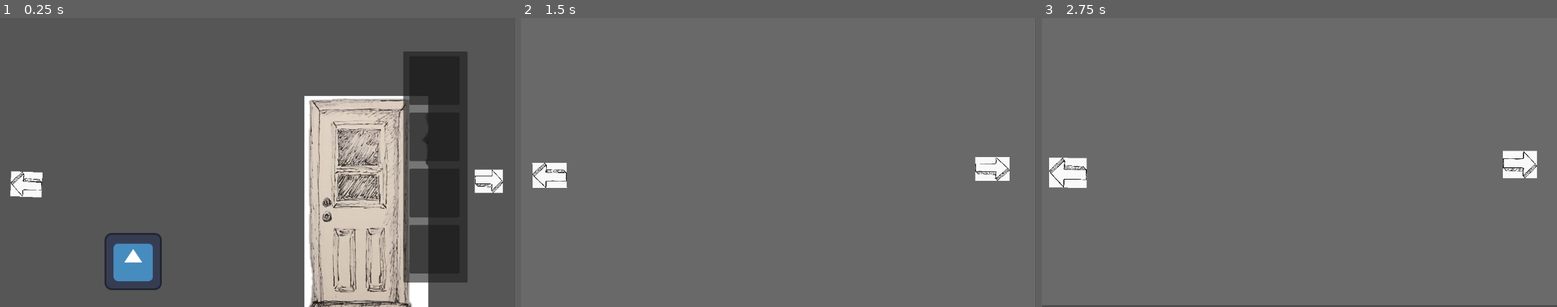
Above: before the commit, frames 1-3 (left to right).
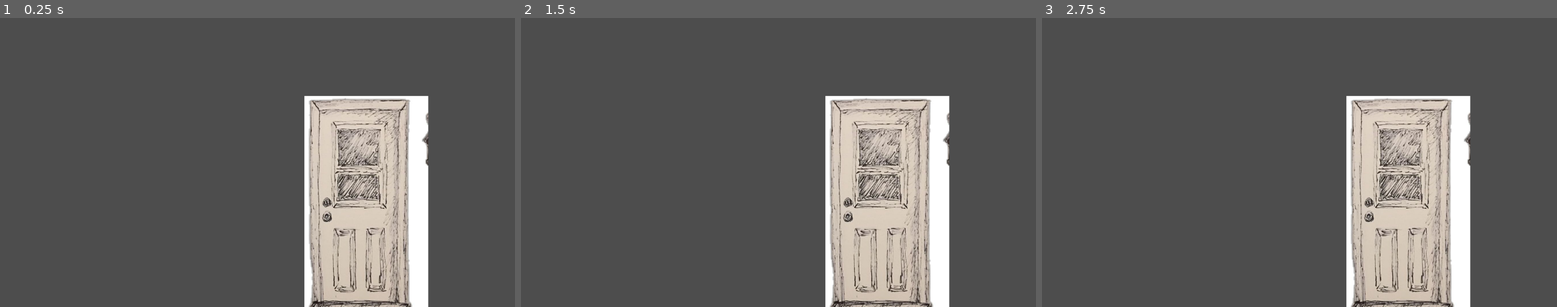
Above: after the commit, the same moments.

Repository: laura1050santos/EV4S3
Game: Godot game, scene res://scenes/cena1.tscn
Two runs of this game, one before a commit and one after it. Both use one fixed random seed, a clock stepped at 60 frames per second and the inputs below. The engine's default icon, where the game draws it, is replaced by a stand-in: a white triangle on a blue panel in a dark square.
Inputs (mouse positions are in pixels of both pictures, inside the frame that each line leads up to):
- Up to frame 1 (0.25 s): no input
- Up to frame 2 (1.5 s): tap Enter at 0.5 s; move the mouse to (891, 148) at 0.52 s; press the mouse at (891, 148) at 0.53 s; release the mouse at (891, 148) at 1.25 s; tap Space at 1.25 s; drag from (675, 176) to (752, 220) at 1.27 s
- Up to frame 3 (2.75 s): tap Enter at 2 s; move the mouse to (1351, 98) at 2.02 s; press the mouse at (1351, 98) at 2.03 s

The runs differ from the first frame. In frame 1, 12% of the frame differs, in the area x 2-98%, y 11-95%; in frame 2, 99%, in the area x 0-100%, y 0-100%; in frame 3, 99%.

Commit message:
inventario ok
o inventario nn adiciona itens, mas armazena e retira. 
precisa arrumar a dinamica do cenario de cada lado da sala

Diff:
--- a/evase/recursos/godotzinho.tres
+++ b/evase/recursos/godotzinho.tres
@@ -7,4 +7,5 @@
 script = ExtResource("2_u6jdw")
 item_name = "godotzinho"
 icon = ExtResource("1_iaybm")
+mesh = ExtResource("1_iaybm")
 metadata/_custom_type_script = "uid://bwi2jwocwo7qv"
--- /dev/null
+++ b/evase/scenes/Sprite_2D.tscn
@@ -0,0 +1,15 @@
+[gd_scene format=3 uid="uid://dtjtwamnkpm8m"]
+
+[ext_resource type="Texture2D" uid="uid://dohev3itxb5uk" path="res://icon.svg" id="1_pdjmn"]
+
+[sub_resource type="RectangleShape2D" id="RectangleShape2D_qkfx3"]
+size = Vector2(124.49567, 126.79974)
+
+[node name="Sprite2D" type="Sprite2D" unique_id=772838308]
+texture = ExtResource("1_pdjmn")
+
+[node name="Area2D" type="Area2D" parent="." unique_id=1503790501]
+
+[node name="CollisionShape2D" type="CollisionShape2D" parent="Area2D" unique_id=486346922]
+position = Vector2(1.3742523, -1.4137115)
+shape = SubResource("RectangleShape2D_qkfx3")
--- a/evase/scenes/cena1.tscn
+++ b/evase/scenes/cena1.tscn
@@ -1,65 +1,32 @@
 [gd_scene format=3 uid="uid://djryii8ewlak6"]
 
 [ext_resource type="Texture2D" uid="uid://xxmnp2loxyp" path="res://Ellens Sketchbook on Instagram_ “Scribbly sketch #wip #inktober #pen #pensketch #ink #blackink #uniball #art #sketch #sketchbook #drawing #door #doorway #entrance”.jpeg" id="1_j7yu6"]
-[ext_resource type="Script" uid="uid://cxlw1kmsi5ty4" path="res://scripts/porta.gd" id="2_smt6k"]
-[ext_resource type="Script" uid="uid://d0b5a3v75bks7" path="res://scripts/click.gd" id="3_smt6k"]
-[ext_resource type="Texture2D" uid="uid://esjtml4h1mhu" path="res://Black Outline Drawing Arrow 3D Effect Point Right.jpeg" id="4_p6d6i"]
-[ext_resource type="Script" uid="uid://dqodmd1yhi2c2" path="res://scripts/rightArrow1.gd" id="5_of5b6"]
-[ext_resource type="Script" uid="uid://dumm5xggxypwd" path="res://scripts/leftArrow.gd" id="6_b7gvn"]
-[ext_resource type="Texture2D" uid="uid://dohev3itxb5uk" path="res://icon.svg" id="7_xba6p"]
-[ext_resource type="Script" uid="uid://paf0mmfxobtw" path="res://scripts/icon.gd" id="8_m5i17"]
+[ext_resource type="Script" uid="uid://cf43kjp0m6453" path="res://scripts/area_2d.gd" id="2_26c1w"]
+[ext_resource type="Script" uid="uid://d42u1o805uge" path="res://scripts/collision_shape_2d_porta.gd" id="4_mc1gy"]
 [ext_resource type="PackedScene" uid="uid://nvea80qtj18n" path="res://scenes/inventario.tscn" id="9_m5i17"]
 
 [sub_resource type="RectangleShape2D" id="RectangleShape2D_p6d6i"]
-size = Vector2(187, 443)
-
-[sub_resource type="RectangleShape2D" id="RectangleShape2D_mc1gy"]
-size = Vector2(128, 128)
+size = Vector2(211, 481)
 
 [node name="cena1" type="Node2D" unique_id=294874929]
-
-[node name="ColorRect" type="ColorRect" parent="." unique_id=1201293942]
-offset_right = 1151.0
-offset_bottom = 649.0
-color = Color(0.33660764, 0.3366076, 0.3366076, 1)
 
 [node name="porta" type="Sprite2D" parent="." unique_id=702945256]
 position = Vector2(819.5, 428.37503)
 scale = Vector2(0.64120376, 0.6659002)
 texture = ExtResource("1_j7yu6")
-script = ExtResource("2_smt6k")
 
 [node name="Area2D" type="Area2D" parent="porta" unique_id=1313364672]
 position = Vector2(-19.494629, -23.089111)
 scale = Vector2(1.5595666, 1.5017266)
-script = ExtResource("3_smt6k")
+script = ExtResource("2_26c1w")
 
 [node name="CollisionShape2D" type="CollisionShape2D" parent="porta/Area2D" unique_id=1633407475]
-position = Vector2(-1.5, 1.5)
+position = Vector2(-2.5, 12.5)
 shape = SubResource("RectangleShape2D_p6d6i")
-
-[node name="rightArrow" type="Sprite2D" parent="." unique_id=124628659]
-position = Vector2(1094.0001, 366.00003)
-scale = Vector2(0.08559783, 0.08076934)
-texture = ExtResource("4_p6d6i")
-script = ExtResource("5_of5b6")
-
-[node name="leftArrow2" type="Sprite2D" parent="." unique_id=1361720209]
-position = Vector2(59.000004, 373)
-rotation = -3.1079726
-scale = Vector2(0.095108695, 0.08615385)
-texture = ExtResource("4_p6d6i")
-script = ExtResource("6_b7gvn")
-
-[node name="Icon" type="Sprite2D" parent="." unique_id=1825417232]
-position = Vector2(298, 546)
-texture = ExtResource("7_xba6p")
-script = ExtResource("8_m5i17")
-
-[node name="Area2D" type="Area2D" parent="Icon" unique_id=291097502]
-
-[node name="CollisionShape2D" type="CollisionShape2D" parent="Icon/Area2D" unique_id=969236968]
-shape = SubResource("RectangleShape2D_mc1gy")
+script = ExtResource("4_mc1gy")
 
 [node name="Inventario" parent="." unique_id=2030175741 instance=ExtResource("9_m5i17")]
-position = Vector2(582, 1105)
+position = Vector2(521.00006, 1067.0001)
+
+[connection signal="input_event" from="porta/Area2D" to="porta/Area2D" method="_on_input_event"]
+[connection signal="mouse_entered" from="porta/Area2D" to="porta/Area2D" method="_on_mouse_entered"]
--- a/evase/scenes/inventario.tscn
+++ b/evase/scenes/inventario.tscn
@@ -1,18 +1,24 @@
 [gd_scene format=3 uid="uid://nvea80qtj18n"]
 
-[ext_resource type="Texture2D" uid="uid://8pw7d7v47d6a" path="res://Inventario.jpeg" id="1_q836x"]
 [ext_resource type="Script" uid="uid://bk1g0ggvauylc" path="res://scripts/item_slot.gd" id="2_hswsb"]
 [ext_resource type="Script" uid="uid://bw8sh38ggq7ik" path="res://scripts/inventory.gd" id="2_t2sse"]
 [ext_resource type="Texture2D" uid="uid://dohev3itxb5uk" path="res://icon.svg" id="3_mu20r"]
 [ext_resource type="Texture2D" uid="uid://esjtml4h1mhu" path="res://Black Outline Drawing Arrow 3D Effect Point Right.jpeg" id="4_1ji4w"]
+[ext_resource type="Resource" uid="uid://r3plls5c0nu" path="res://recursos/godotzinho.tres" id="4_t6213"]
+[ext_resource type="Resource" uid="uid://bhyalfwygln4" path="res://recursos/seta.tres" id="6_ai134"]
+[ext_resource type="Script" uid="uid://yw26bij3lsj4" path="res://scripts/word_drop_area.gd" id="9_q0ogx"]
 
-[node name="Inventario" type="Sprite2D" unique_id=2030175741]
+[sub_resource type="RectangleShape2D" id="RectangleShape2D_qkfx3"]
+size = Vector2(124.49567, 126.79974)
+
+[node name="Mundo" type="Sprite2D" unique_id=2030175741]
+visible = false
 position = Vector2(589, 319.00003)
 rotation = 0.003354011
 scale = Vector2(0.7252294, 0.7097239)
-texture = ExtResource("1_q836x")
 
 [node name="CanvasLayer" type="CanvasLayer" parent="." unique_id=1050914594]
+visible = false
 
 [node name="inventory" type="Panel" parent="CanvasLayer" unique_id=1461794080]
 anchors_preset = -1
@@ -31,7 +37,6 @@
 script = ExtResource("2_t2sse")
 
 [node name="GridContainer" type="GridContainer" parent="CanvasLayer/inventory" unique_id=495445096]
-clip_contents = true
 layout_mode = 1
 anchors_preset = 8
 anchor_left = 0.5
@@ -51,6 +56,7 @@
 custom_minimum_size = Vector2(112, 109)
 layout_mode = 2
 script = ExtResource("2_hswsb")
+item = ExtResource("4_t6213")
 
 [node name="icon" type="TextureRect" parent="CanvasLayer/inventory/GridContainer/itemSlot" unique_id=561639030]
 layout_mode = 1
@@ -67,6 +73,7 @@
 custom_minimum_size = Vector2(112, 109)
 layout_mode = 2
 script = ExtResource("2_hswsb")
+item = ExtResource("6_ai134")
 
 [node name="icon" type="TextureRect" parent="CanvasLayer/inventory/GridContainer/itemSlot3" unique_id=1041577781]
 layout_mode = 1
@@ -82,6 +89,7 @@
 custom_minimum_size = Vector2(112, 109)
 layout_mode = 2
 script = ExtResource("2_hswsb")
+item = ExtResource("4_t6213")
 
 [node name="icon" type="TextureRect" parent="CanvasLayer/inventory/GridContainer/itemSlot2" unique_id=613110089]
 layout_mode = 1
@@ -97,6 +105,7 @@
 custom_minimum_size = Vector2(112, 109)
 layout_mode = 2
 script = ExtResource("2_hswsb")
+item = ExtResource("6_ai134")
 
 [node name="icon" type="TextureRect" parent="CanvasLayer/inventory/GridContainer/itemSlot4" unique_id=1345834371]
 layout_mode = 1
@@ -108,3 +117,26 @@
 texture = ExtResource("4_1ji4w")
 expand_mode = 1
 metadata/_edit_use_anchors_ = true
+
+[node name="WordDropArea" type="Control" parent="." unique_id=1712967252]
+layout_mode = 3
+anchors_preset = 15
+anchor_right = 1.0
+anchor_bottom = 1.0
+offset_left = -800.0
+offset_top = -450.0
+offset_right = -800.0
+offset_bottom = -450.0
+grow_horizontal = 2
+grow_vertical = 2
+script = ExtResource("9_q0ogx")
+
+[node name="Sprite2D" type="Sprite2D" parent="." unique_id=772838308]
+position = Vector2(-273.6452, 229.19687)
+texture = ExtResource("3_mu20r")
+
+[node name="Area2D" type="Area2D" parent="Sprite2D" unique_id=1503790501]
+
+[node name="CollisionShape2D" type="CollisionShape2D" parent="Sprite2D/Area2D" unique_id=486346922]
+position = Vector2(1.3742523, -1.4137115)
+shape = SubResource("RectangleShape2D_qkfx3")
--- /dev/null
+++ b/evase/scripts/area_2d.gd
@@ -0,0 +1 @@
+extends Area2D
--- /dev/null
+++ b/evase/scripts/collision_shape_2d_porta.gd
@@ -0,0 +1 @@
+extends CollisionShape2D
--- a/evase/scripts/inventory.gd
+++ b/evase/scripts/inventory.gd
@@ -11,5 +11,5 @@
 	if what == Node.NOTIFICATION_DRAG_END:
 		if not is_drag_successful():
 			if data_bk:
-				data_bk.show()
+				data_bk.icon.show()
 				data_bk = null
--- a/evase/scripts/item_data.gd
+++ b/evase/scripts/item_data.gd
@@ -2,3 +2,4 @@
 class_name itemData
 @export var item_name: String
 @export var icon: Texture2D
+@export var mesh: Texture2D
--- a/evase/scripts/item_slot.gd
+++ b/evase/scripts/item_slot.gd
@@ -10,10 +10,11 @@
 	if not item:
 		icon.texture = null
 		return
+
 	icon.texture = item.icon
 	tooltip_text = item.item_name
 
-func _get_drag_data(at_position: Vector2) -> Variant:
+func _get_drag_data(_at_position: Vector2) -> Variant:
 	if not item:
 		return
 
@@ -26,18 +27,17 @@
 
 
 	set_drag_preview(c)
-	icon.show()
+	icon.hide()
 	return self
 
-func _can_drop_data(at_position: Vector2, data: Variant) -> bool:
+func _can_drop_data(_at_position: Vector2, data: Variant) -> bool:
 	return true
 
 func _drop_data(at_position: Vector2, data: Variant) -> void:
-	var tmp = icon.texture
+	var tmp = item
 	item =data.item
 	data.item = tmp
 	icon.show()
-	data.show()
+	data.icon.show()
 	update_ui()
-
 	data.update_ui()
--- /dev/null
+++ b/evase/scripts/word_drop_area.gd
@@ -0,0 +1,15 @@
+extends Control
+const WORLD_ITEM = preload("res://scenes/Sprite_2D.tscn")
+
+
+func _can_drop_data(at_position: Vector2, data: Variant) -> bool:
+	return true
+
+func _drop_data(at_position: Vector2, data: Variant) -> void:
+	var node = WORLD_ITEM.instantiate()
+	node.set_meta("item_data", data.item)
+	node.texture = data.item.icon  # Se o nó raiz já for o Sprite2D
+
+	get_tree().current_scene.add_child(node)
+	data.item =null
+	node.global_position= Vector2i(randf(), randf())
Not shown, added: evase/scripts/area_2d.gd.uid
Not shown, added: evase/scripts/collision_shape_2d_porta.gd.uid
Not shown, added: evase/scripts/word_drop_area.gd.uid
